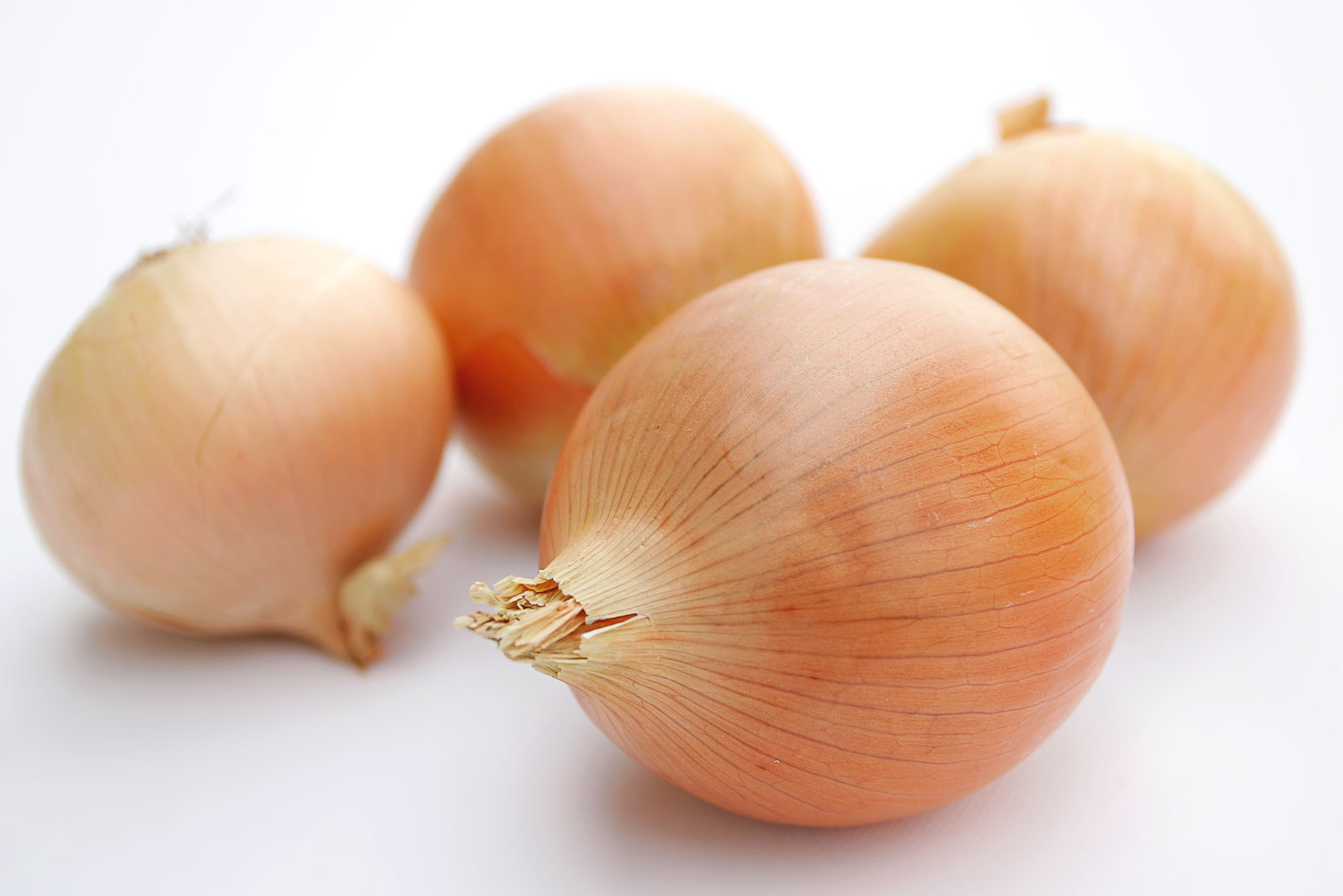
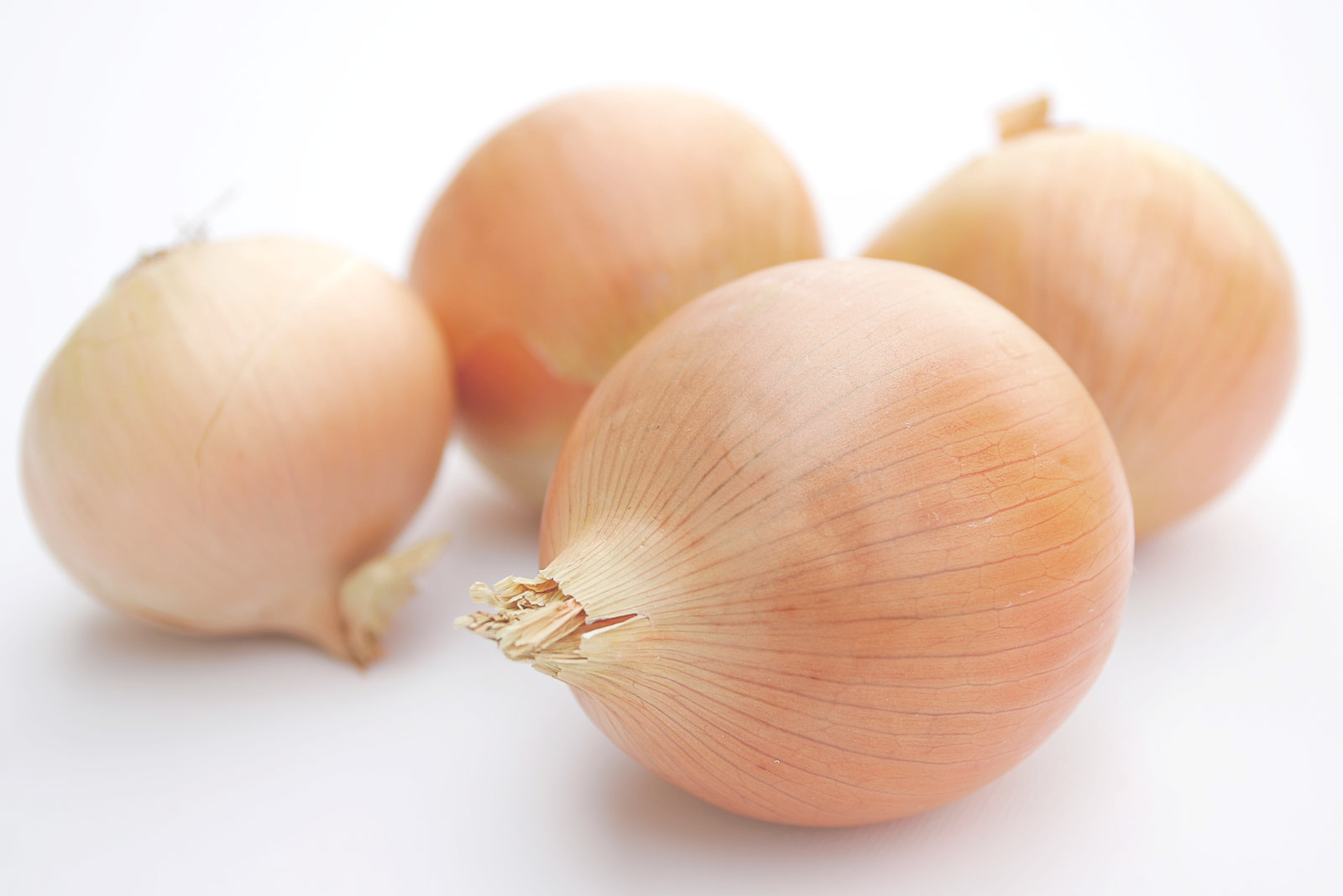
Two versions of the same layered image (1343×896). Layer-by-layer changes:
"Layer 0": opacity 95% → 75% over (0, 83, 1343, 896)
